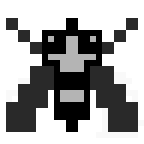
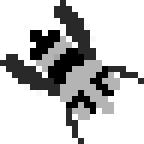
Two versions of the same layered image (144×144). Layer-by-layer changes:
added layer "Layer 4 copy" above "Layer 1 copy" over [0, 0, 144, 144]
added layer "Background" over [0, 0, 144, 144]
